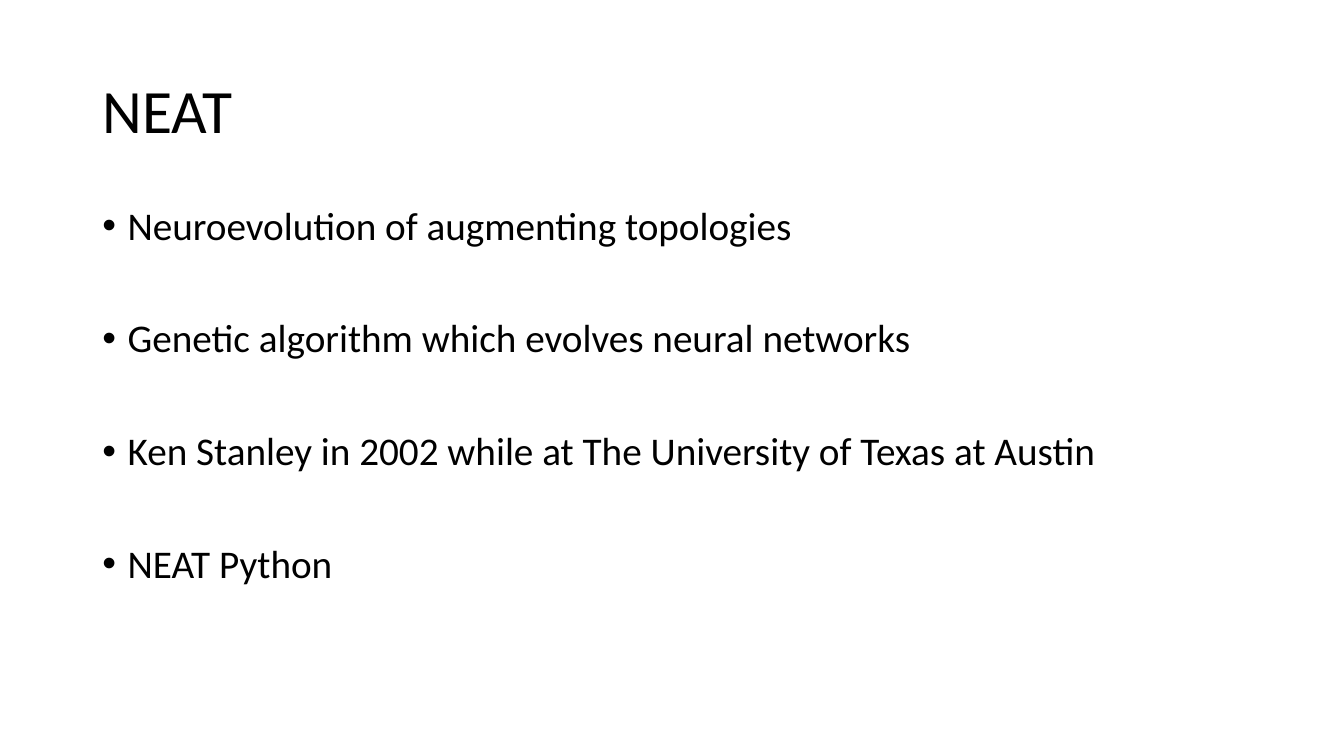
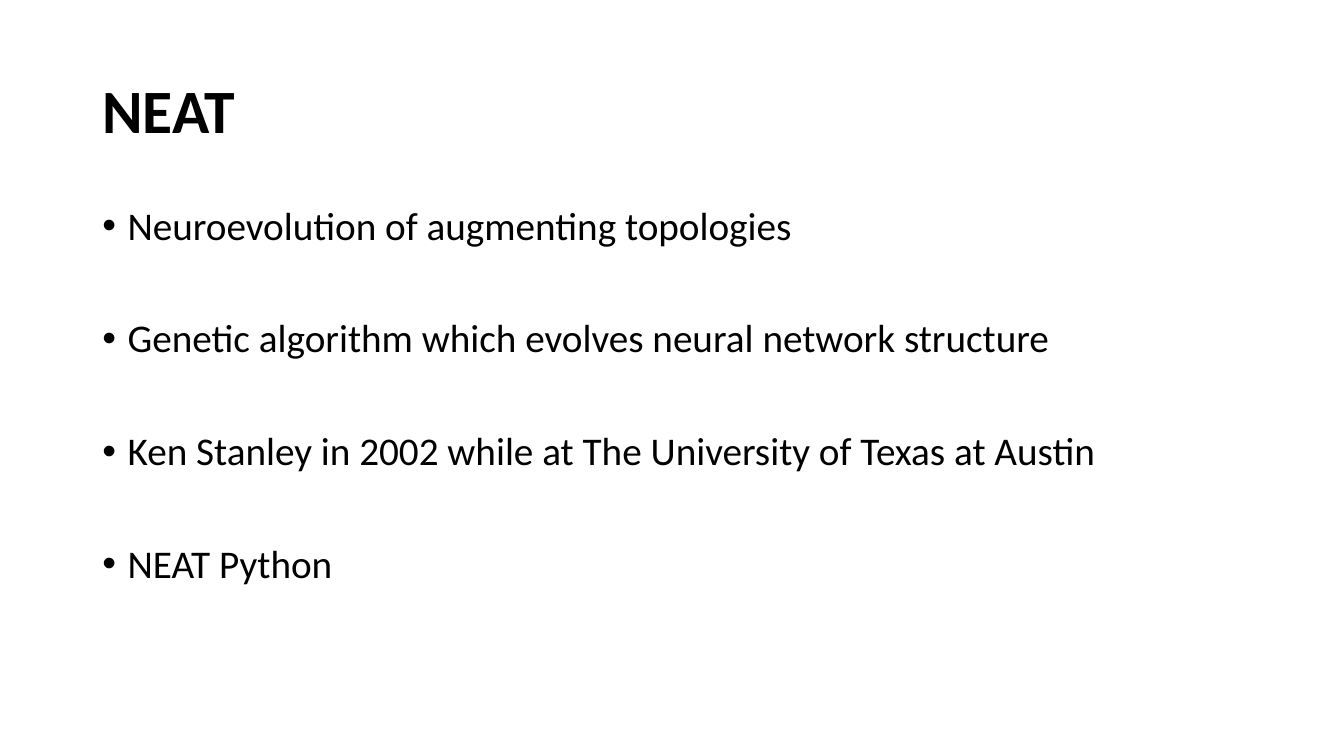
Before and after one commit to jmcmeen/novus-retro, a slide deck: slide 6 of presentation/Evolving Neural Networks for Retro Video Games.pptx (slide 4 before the commit). Drawn at 1344x756 pixels with LibreOffice and Linux fonts; fonts in the diff are those of the drawing; background and template pictures are left out. Boxes give left, top, right and bottom in pixels: in the first picture for what was removed or moved away, otherwise in the second. Text is boxed around its words. In the diff, an @@ line names an element or a change of style, - is before the commit and + after.

```diff
--- a/presentation/Evolving Neural Networks for Retro Video Games.pptx
+++ b/presentation/Evolving Neural Networks for Retro Video Games.pptx
@@ title "NEAT" at (102,93,235,133): bold on @@
@@ text at (128,324,1049,359): text changed @@
-• Genetic algorithm which evolves neural networks
+• Genetic algorithm which evolves neural network structure
```
Also in this commit, not shown: 7 other slides changed, 2 slides added, 2 slides removed, 2 other files.
